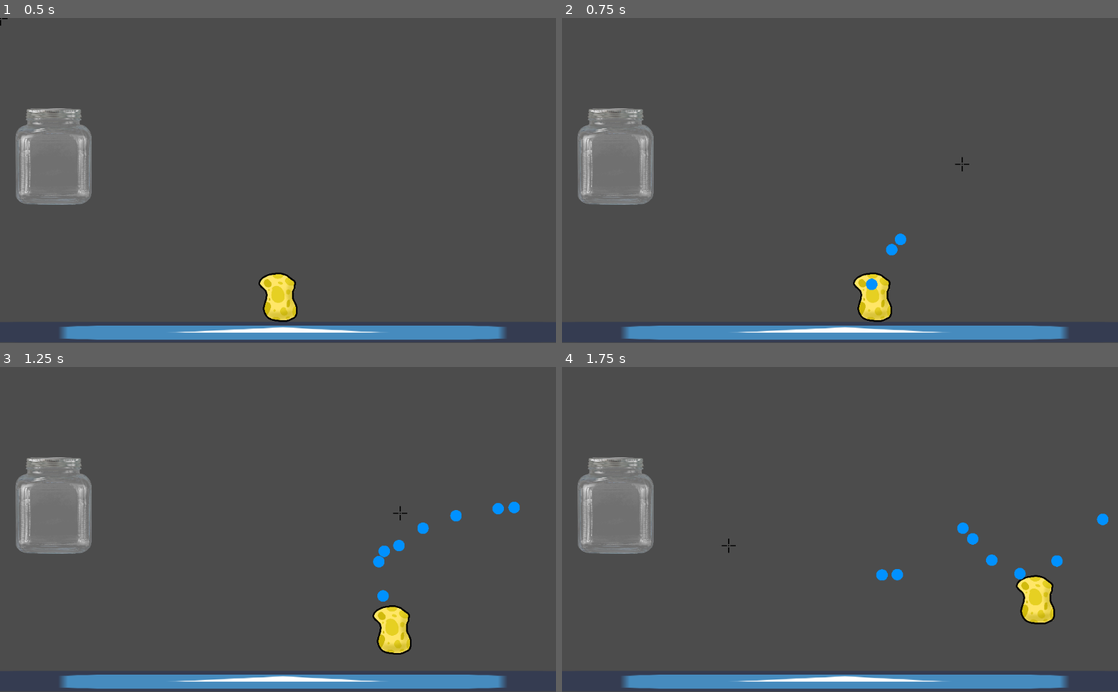
Above: before the commit, frames 1-4 (two rows, left to right).
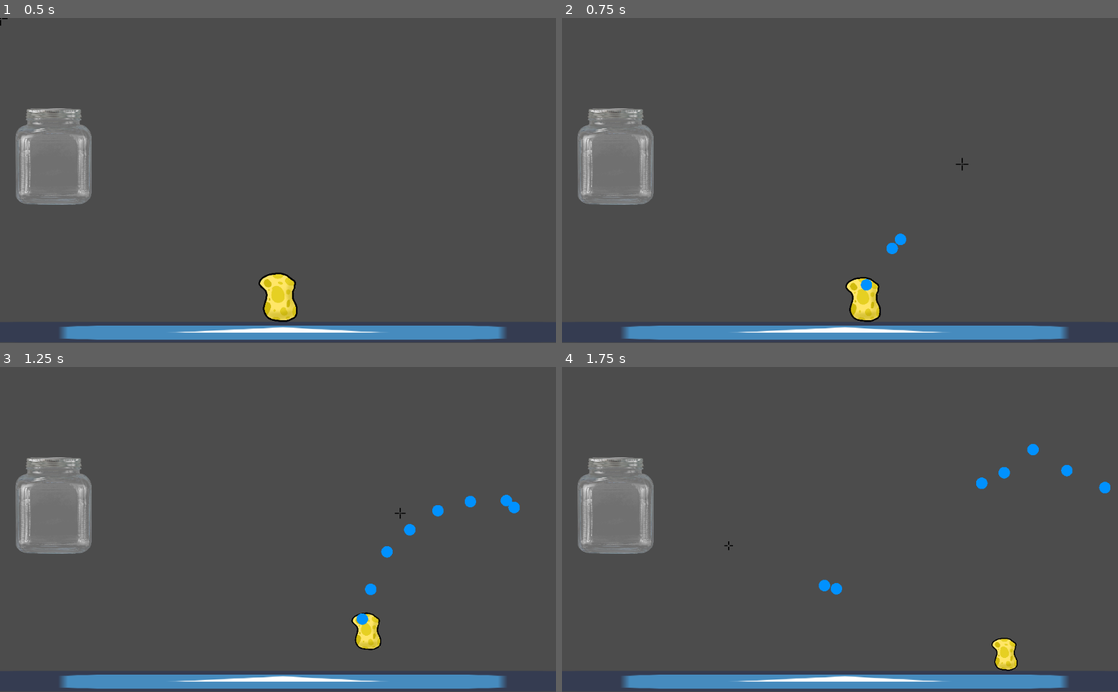
Above: after the commit, the same moments.

Repository: Wowe-Peanut/REPL-Game-Jam
Game: Godot game, scene res://Levels/TestLevel.tscn
The game is run twice, just before and just after one commit, with the same random seed, the same clock (stepped at 60 frames per second) and the same inputs. The engine's default icon, where the game draws it, is replaced by a stand-in: a white triangle on a blue panel in a dark square.
Inputs (mouse positions are in pixels of both pictures, inside the frame that each line leads up to):
- Up to frame 1 (0.5 s): no input
- Up to frame 2 (0.75 s): move the mouse to (962, 164) at 0.52 s; press the mouse at (962, 164) at 0.53 s; hold D (right) from 0.53 s (still down)
- Up to frame 3 (1.25 s): keep holding D (right); tap W (jump) at 0.77, 0.8, 1.07 s
- Up to frame 4 (1.75 s): keep holding D (right); move the mouse to (728, 545) at 1.27 s; release the mouse at (728, 545) at 1.28 s; tap W (jump) at 1.35, 1.52 s; click (728, 545) at 1.55 s

Frame 1 is identical in both runs. In frame 2, 0.9% of the frame differs, in the area x 51-74%, y 42-94%; in frame 3, 2.0%; in frame 4, 2.1%, in the area x 28-99%, y 23-94%.

Commit message:
Movement scales based on water, container drains and collects properly

Diff:
--- a/Objects/Container.gd
+++ b/Objects/Container.gd
@@ -2,17 +2,32 @@
 
 var water = 0
 var max_water = 100
+var player
 
 func _ready():
 	update_water_level()
 
 func update_water_level():
 	$WaterLevel.rect_size.y = water if water < max_water else max_water
+	print(water)
+
+func _on_WaterContainer_body_entered(body):
+	if "WaterParticle" in body.name:
+		body.queue_free()
+		water += body.amount
+		update_water_level()
+	elif "Player" in body.name:
+		$DrainTimer.start()
+		player = body
+
+func _on_DrainTimer_timeout():
+	if water > 0:
+		player.water += 1
+		water -= 1
+		update_water_level()
 
 
 
-
-func _on_WaterContainer_body_entered(body):
-	body.queue_free()
-	water += 1
-	update_water_level()
+func _on_WaterContainer_body_exited(body):
+	if body.name == "Player":
+		$DrainTimer.stop()
--- a/Objects/Container.tscn
+++ b/Objects/Container.tscn
@@ -1,10 +1,13 @@
-[gd_scene load_steps=4 format=2]
+[gd_scene load_steps=5 format=2]
 
 [ext_resource path="res://Assets/container.png" type="Texture" id=1]
 [ext_resource path="res://Objects/Container.gd" type="Script" id=2]
 
 [sub_resource type="RectangleShape2D" id=1]
-extents = Vector2( 70, 80 )
+extents = Vector2( 70, 90 )
+
+[sub_resource type="RectangleShape2D" id=2]
+extents = Vector2( 50, 10 )
 
 [node name="WaterContainer" type="Area2D"]
 collision_layer = 2
@@ -12,6 +15,7 @@
 script = ExtResource( 2 )
 
 [node name="Hitbox" type="CollisionShape2D" parent="."]
+position = Vector2( 0, -10 )
 shape = SubResource( 1 )
 
 [node name="WaterLevel" type="ColorRect" parent="."]
@@ -29,4 +33,15 @@
 scale = Vector2( 0.1, 0.1 )
 texture = ExtResource( 1 )
 
+[node name="LidPlatform" type="StaticBody2D" parent="."]
+
+[node name="CollisionShape2D" type="CollisionShape2D" parent="LidPlatform"]
+position = Vector2( 0, -80 )
+shape = SubResource( 2 )
+
+[node name="DrainTimer" type="Timer" parent="."]
+wait_time = 0.1
+
 [connection signal="body_entered" from="." to="." method="_on_WaterContainer_body_entered"]
+[connection signal="body_exited" from="." to="." method="_on_WaterContainer_body_exited"]
+[connection signal="timeout" from="DrainTimer" to="." method="_on_DrainTimer_timeout"]
--- a/Objects/ParticleBoundary.gd
+++ b/Objects/ParticleBoundary.gd
@@ -1,4 +1,5 @@
 extends Area2D
 
 func _on_Area2D_body_exited(body):
-	body.queue_free()
+	if "WaterParticle" in body.name:
+		body.queue_free()
--- a/Objects/ParticleBoundary.tscn
+++ b/Objects/ParticleBoundary.tscn
@@ -5,7 +5,7 @@
 [sub_resource type="RectangleShape2D" id=1]
 extents = Vector2( 512, 300 )
 
-[node name="Area2D" type="Area2D"]
+[node name="ParticleBoundary" type="Area2D"]
 position = Vector2( 512, 300 )
 collision_layer = 2
 collision_mask = 2
--- a/Objects/Player.gd
+++ b/Objects/Player.gd
@@ -4,39 +4,22 @@
 onready var timer = $FireTimer
 
 #Movement
-var speed = 300
+var speed = 200
 var grav = 4000
-var jump = -1000
+var jump = -1500
 var velocity: Vector2
+
+#Water
+var water:float = 100
+var water_drain = 3
+var min_water = 20
+
+#Squirting
 var fire_ready = true
 var fire_power = 3
 
-#Water
-var water = 100
-var min_water = 10
-
 func _ready():
 	timer.start()
-
-func get_input():
-	#Movement
-	velocity.x = 0
-	if Input.is_action_pressed("left"):
-		velocity.x -= speed
-	if Input.is_action_pressed("right"):
-		velocity.x += speed
-
-	#Water
-	if Input.is_action_pressed("squirt") and fire_ready:
-		fire_ready = false
-		water = min_water if water-1 < min_water else water-1
-		squirt_water()
-
-func squirt_water():
-	var w = water_particle.instance()
-	w.global_position = position
-	w.apply_central_impulse($Cursor.position*fire_power)
-	get_tree().get_root().add_child(w)
 
 func _process(delta):
 	#Movement
@@ -45,10 +28,30 @@
 	velocity = move_and_slide(velocity, Vector2.UP)
 	if Input.is_action_just_pressed("jump"):
 			if is_on_floor():
-				velocity.y = jump
+				velocity.y = jump*(30/water)
+	scale = Vector2(water/100, water/100)
 
-	#Water Shrinking
-	#scale = Vector2(water/100.0, water/100.0)
+func get_input():
+	#Movement
+	velocity.x = 0
+	if Input.is_action_pressed("left"):
+		velocity.x -= speed*(100/water)
+	if Input.is_action_pressed("right"):
+		velocity.x += speed*(100/water)
+
+	#Water
+	if Input.is_action_pressed("squirt") and fire_ready:
+		fire_ready = false
+		if water > min_water:
+			squirt_water()
+			water = water-water_drain if water-water_drain > min_water else min_water
+
+func squirt_water():
+	var w = water_particle.instance()
+	w.global_position = position
+	w.apply_central_impulse($Cursor.position*fire_power)
+	w.amount = water_drain
+	get_tree().get_root().add_child(w)
 
 func _on_FireTimer_timeout():
 	fire_ready = true
--- a/Objects/Player.tscn
+++ b/Objects/Player.tscn
@@ -8,6 +8,7 @@
 extents = Vector2( 34.2607, 44.4737 )
 
 [node name="Player" type="KinematicBody2D"]
+collision_layer = 2
 script = ExtResource( 1 )
 
 [node name="Sprite" type="Sprite" parent="."]
--- /dev/null
+++ b/Objects/WaterParticle.gd
@@ -0,0 +1,3 @@
+extends RigidBody2D
+
+var amount = 0
--- a/Objects/WaterParticle.tscn
+++ b/Objects/WaterParticle.tscn
@@ -1,6 +1,7 @@
-[gd_scene load_steps=3 format=2]
+[gd_scene load_steps=4 format=2]
 
 [ext_resource path="res://Assets/BlueCircleIMG.png" type="Texture" id=1]
+[ext_resource path="res://Objects/WaterParticle.gd" type="Script" id=2]
 
 [sub_resource type="CircleShape2D" id=1]
 
@@ -8,6 +9,7 @@
 collision_layer = 2
 collision_mask = 0
 gravity_scale = 10.0
+script = ExtResource( 2 )
 
 [node name="Sprite" type="Sprite" parent="."]
 scale = Vector2( 0.05, 0.05 )
Not shown, added: Assets/bottles.png.import
Not shown, added: Assets/nfw_bounds.png.import
